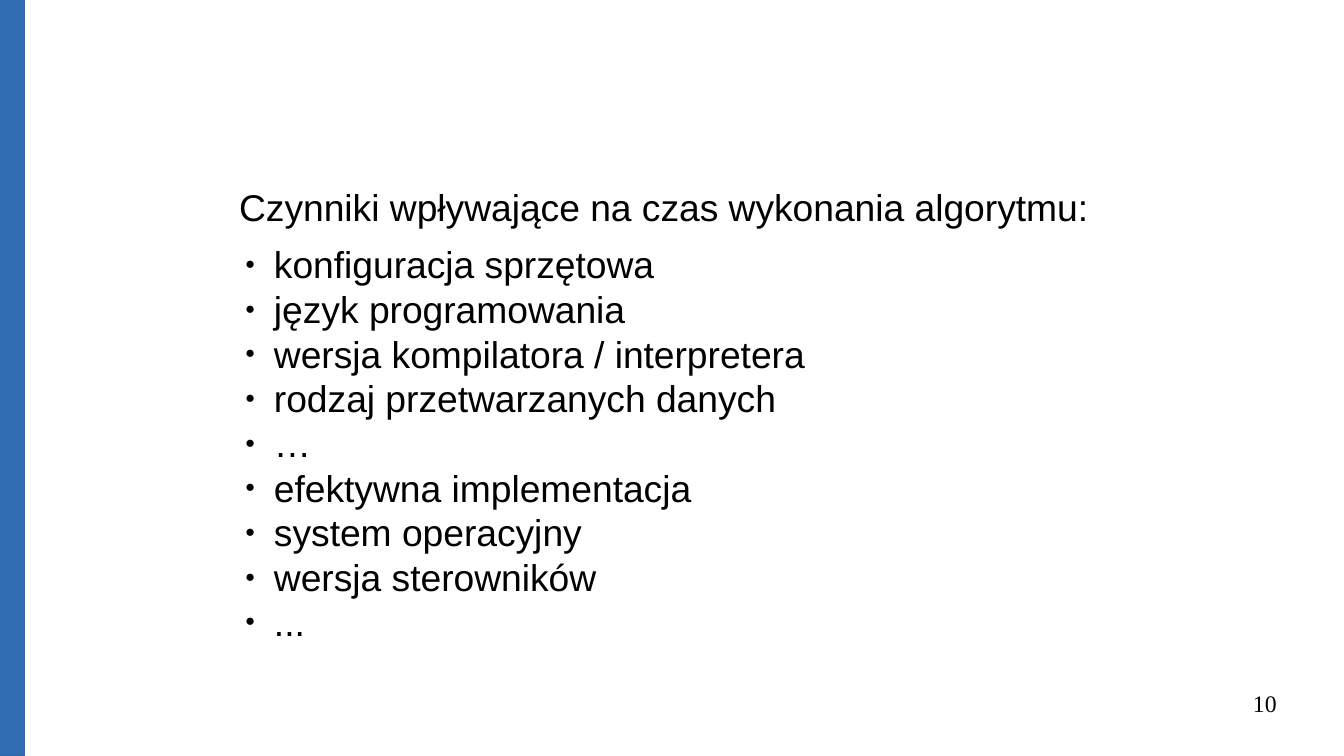
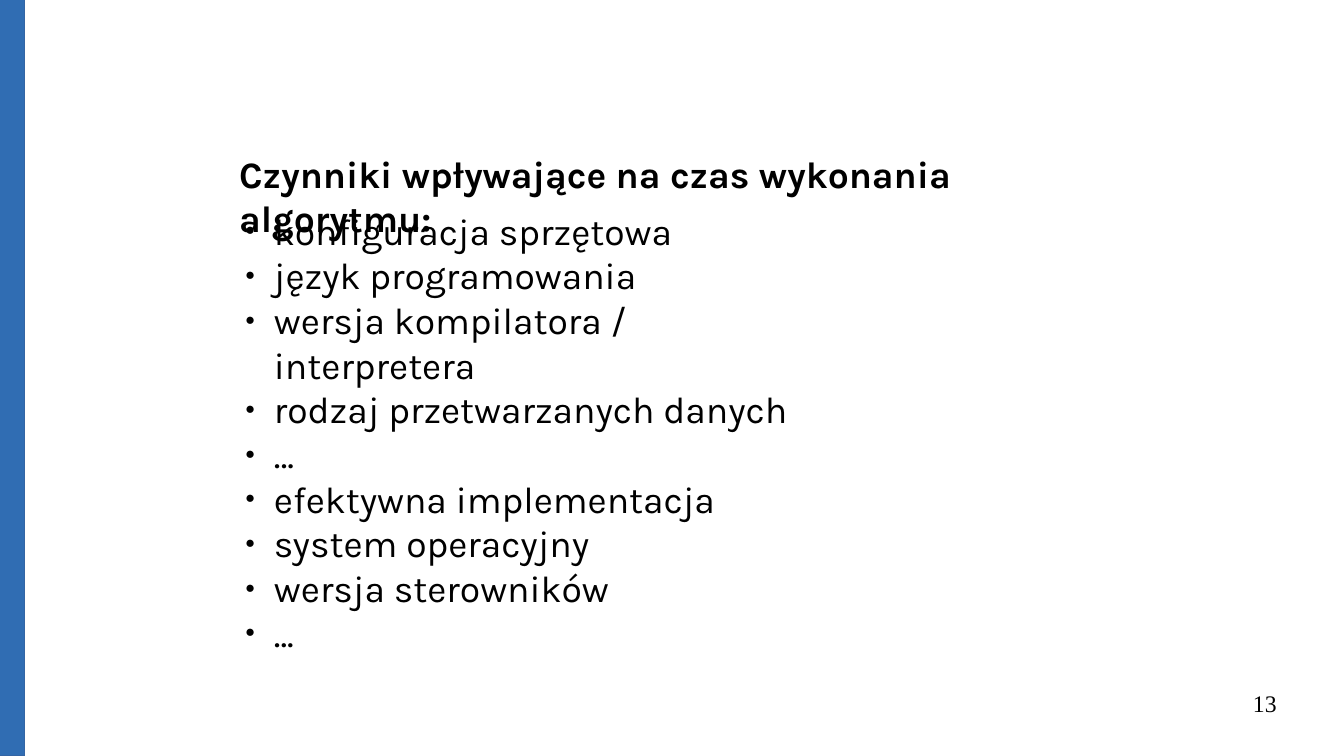
Before and after one commit to Michael-Wisniewski/algorithmic-workshop, a slide deck: slide 13 of gotowa.odp (slide 10 before the commit). Drawn at 1344x756 pixels with LibreOffice and Linux fonts; fonts in the diff are those of the drawing. Boxes give left, top, right and bottom in pixels: in the first picture for what was removed or moved away, otherwise in the second. Text is boxed around its words. In the diff, an @@ line names an element or a change of style, - is before the commit and + after.

```diff
--- a/gotowa.odp
+++ b/gotowa.odp
@@ text "Czynniki wpływające na czas wykonania ..." moved from (x1=239, y1=194, x2=1088, y2=229) to (x1=239, y1=161, x2=951, y2=242) @@
@@ text "Czynniki wpływające na czas wykonania ..." at (x1=239, y1=161, x2=951, y2=242): font Arial to Karla, bold on @@
@@ text "konfiguracja sprzętowa" moved from (x1=274, y1=251, x2=805, y2=599) to (x1=274, y1=211, x2=787, y2=611) @@
@@ text "konfiguracja sprzętowa" at (x1=274, y1=211, x2=787, y2=611): font Arial to Karla @@
@@ page number at (x1=1253, y1=696, x2=1277, y2=713): text changed @@
-10
+13
```
Also in this commit, not shown: 12 other slides changed, 7 slides added, 1 other file.
